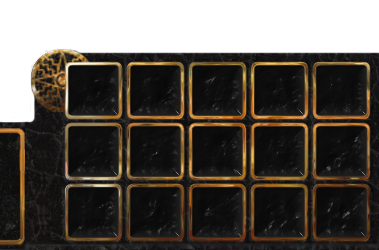
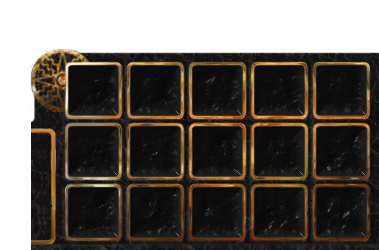
Layers edited between the first and the second 379x250 image:
added layer "Camada 4" above "Camada 1" over [31, 128, 57, 246]
painted on "Camada 1" over [0, 121, 31, 250]
